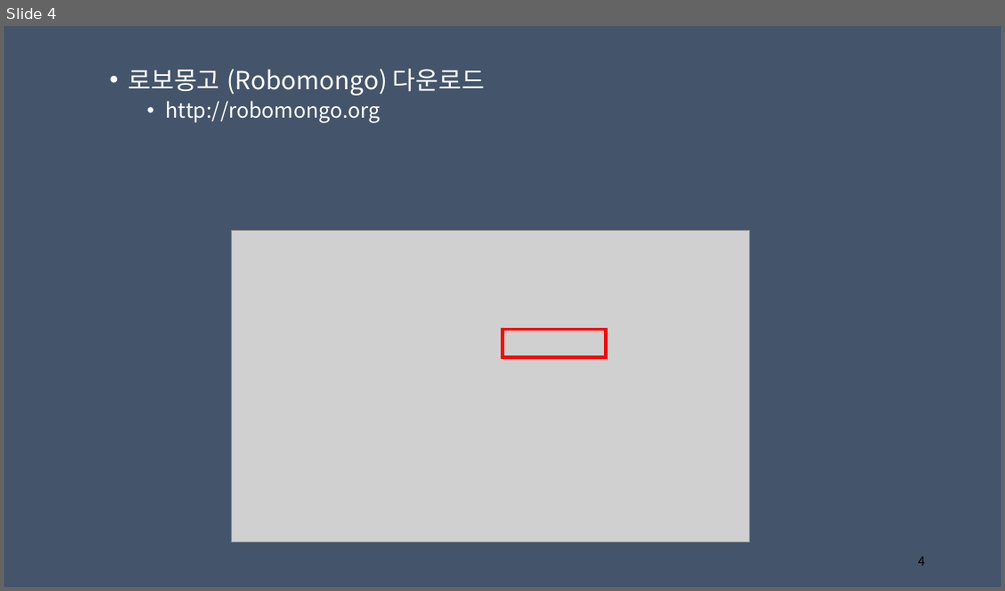
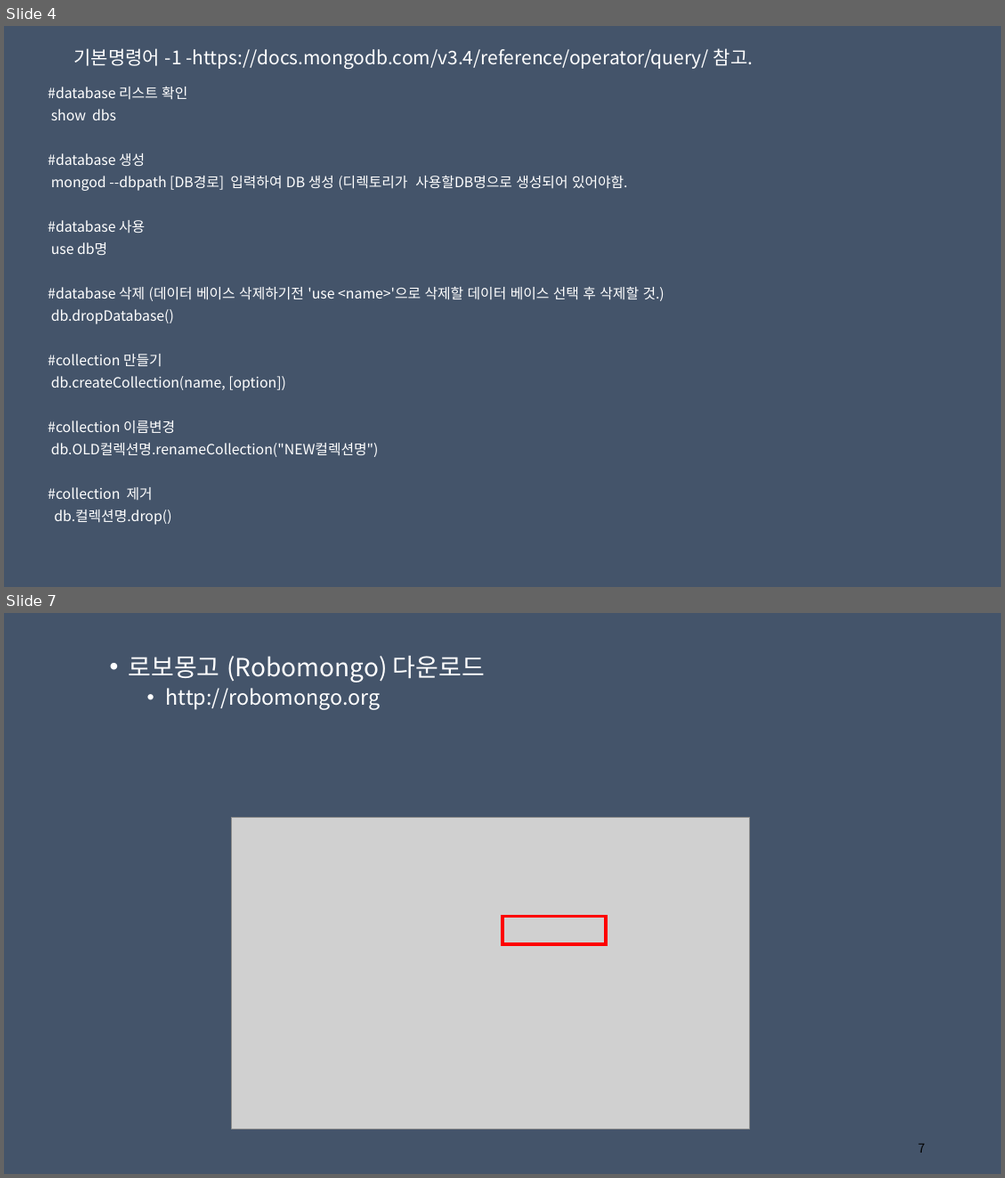
Before and after one commit to noirman1/gsrstudy, a slide deck: ch06/mongodb.pptx. Shown one above the other, each under a label of ours: slide 4 before the commit, slides 4 and 7 after it; the slides between them are not shown. The pictures are 1005x591 and 1005x1178 pixels, drawn with LibreOffice and Linux fonts; fonts in the diff are those of the drawing; grey boxes stand for pictures. Boxes give left, top, right and bottom in pixels: in the first picture for what was removed or moved away, otherwise in the second. Text is boxed around its words. In the diff, an @@ line names an element or a change of style, - is before the commit and + after.

```diff
--- a/ch06/mongodb.pptx
+++ b/ch06/mongodb.pptx
@@ slide 4 added at bbox=[4, 26, 1001, 587], background #44546A @@
@@ title added at bbox=[73, 48, 752, 69], 18 pt, text #FFFFFF @@
+기본명령어 -1 -https://docs.mongodb.com/v3.4/reference/operator/query/ 참고.
@@ text added at bbox=[48, 87, 664, 524], 13.6 pt, text #FFFFFF @@
+#database 리스트 확인
+show dbs
+#database 생성
+mongod --dbpath [DB경로] 입력하여 DB 생성 (디렉토리가 사용할DB명으로 생성되어 있어야함.
+#database 사용
+use db명
+#database 삭제 (데이터 베이스 삭제하기전 'use <name>'으로 삭제할 데이터 베이스 선택 후 삭제할 것.)
+db.dropDatabase()
+#collection 만들기
+db.createCollection(name, [option])
+#collection 이름변경
+db.OLD컬렉션명.renameCollection("NEW컬렉션명")
+#collection 제거
+db.컬렉션명.drop()
@@ what was slide 4 is now slide 7 @@
@@ page number at bbox=[918, 1143, 925, 1152]: text changed @@
-4
+7
```
Also in this commit, not shown: 3 slides changed, 2 other slides added, 3 other files.
